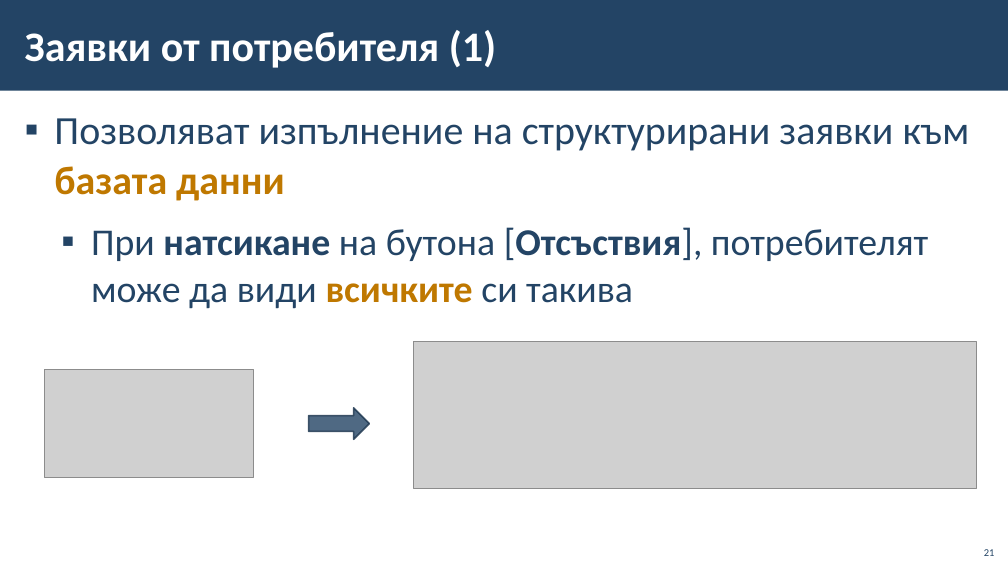
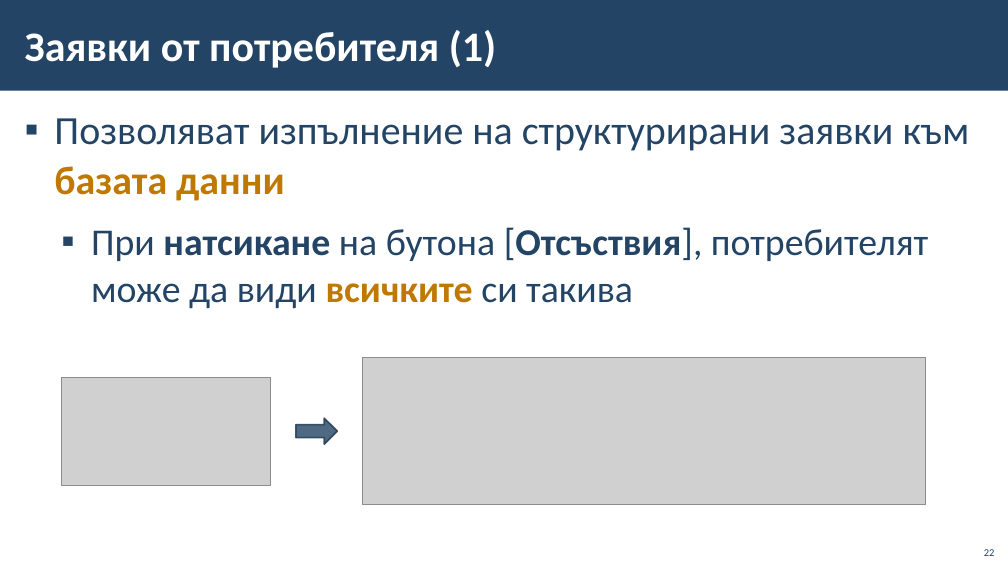
Before and after one commit to BG-IT-Edu/School-Programming, a slide deck: slide 22 of Courses/Software-Sciences/Module-3-Databases-New/01-IT-Systems/01-IT-Systems.pptx (slide 21 before the commit). Drawn at 1008x567 pixels with LibreOffice and Linux fonts; fonts in the diff are those of the drawing; grey boxes stand for pictures; background and template pictures are left out. Boxes give left, top, right and bottom in pixels: in the first picture for what was removed or moved away, otherwise in the second. Text is boxed around its words. In the diff, an @@ line names an element or a change of style, - is before the commit and + after.

```diff
--- a/Courses/Software-Sciences/Module-3-Databases-New/01-IT-Systems/01-IT-Systems.pptx
+++ b/Courses/Software-Sciences/Module-3-Databases-New/01-IT-Systems/01-IT-Systems.pptx
@@ picture: place and size @@
-picture at (414,342,977,488)
+picture at (363,358,926,504)
@@ picture: place and size @@
-picture at (45,370,253,478)
+picture at (62,377,271,485)
@@ right arrow: place and size @@
-right arrow at (309,408,369,439)
+right arrow at (296,418,337,444)
@@ page number at (984,549,995,556): text changed @@
-21
+22
```
Also in this commit, not shown: 9 other slides changed, 5 slides added.
